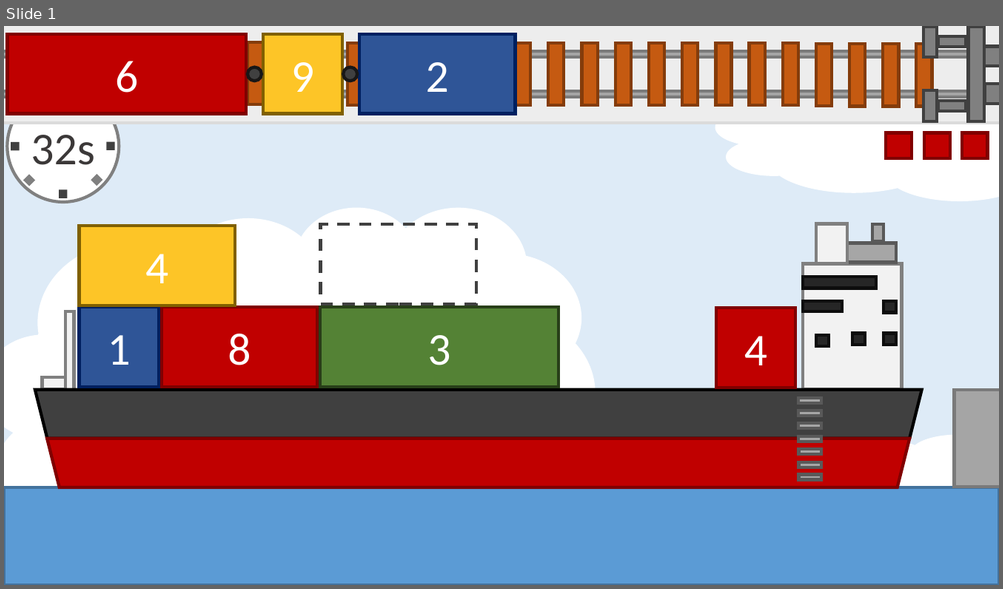
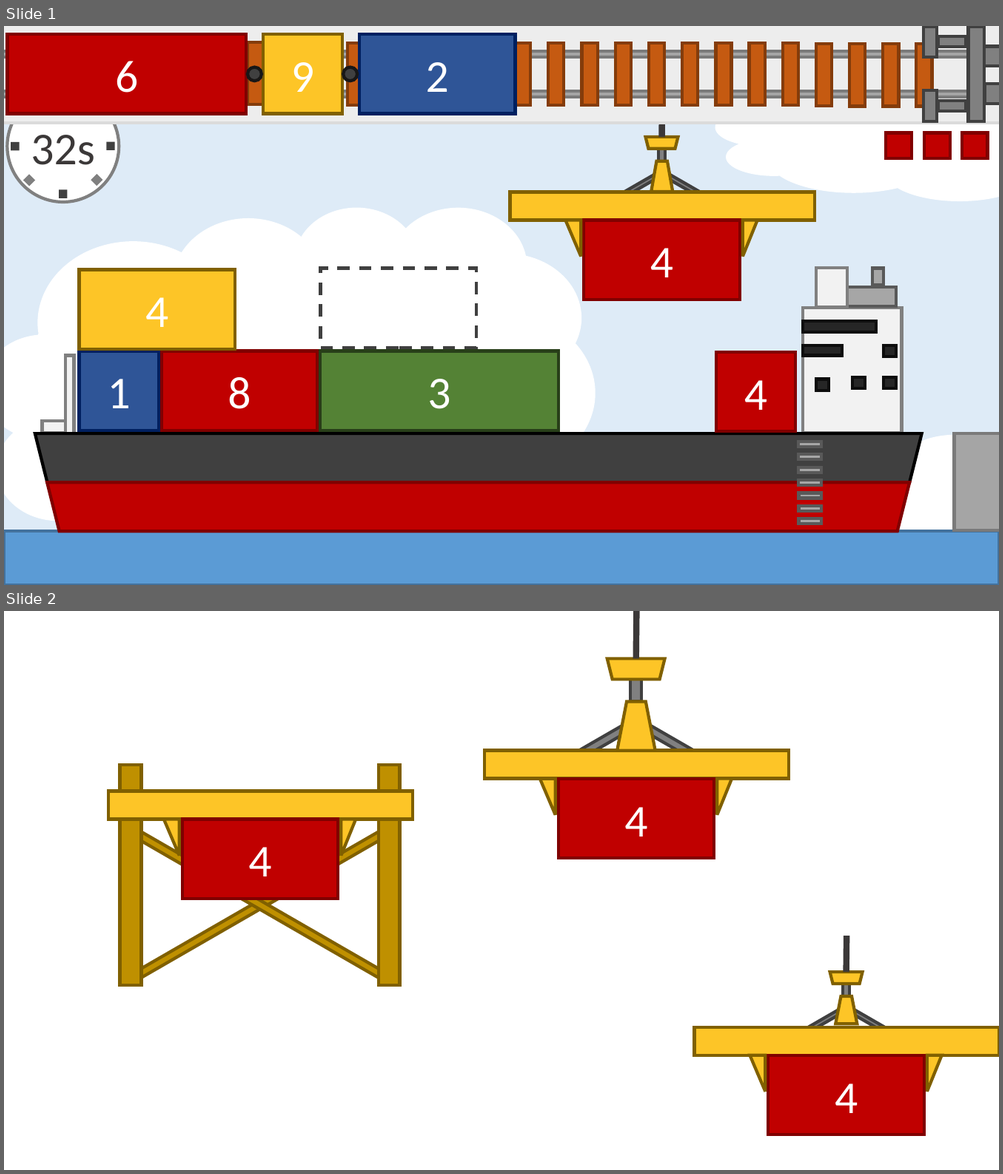
Before and after one commit to docker-apps/Docker, a slide deck: Documents/Projektskizze/docker_mock_up.pptx. Shown one above the other, each under a label of ours: slide 1 before the commit, slides 1 and 2 after it. The pictures are 1003x589 and 1003x1174 pixels, drawn with LibreOffice and Linux fonts; fonts in the diff are those of the drawing. Boxes give left, top, right and bottom in pixels: in the first picture for what was removed or moved away, otherwise in the second. Text is boxed around its words. In the diff, an @@ line names an element or a change of style, - is before the commit and + after.

```diff
--- a/Documents/Projektskizze/docker_mock_up.pptx
+++ b/Documents/Projektskizze/docker_mock_up.pptx
@@ slide 2 added at (4, 611, 999, 1170), background #FFFFFF @@
@@ line added from (636, 659) to (637, 611), #3B3838 6 pt @@
@@ trapezoid added at (607, 659, 664, 680), fill #FDC527, outline #806000 3 pt @@
@@ rectangle added at (630, 680, 641, 702), fill #808080, outline #404040 3 pt @@
@@ rectangle added at (560, 720, 636, 769), fill #808080, outline #404040 3 pt @@
@@ trapezoid added at (617, 702, 655, 752), fill #FDC527, outline #806000 3 pt @@
@@ rectangle added at (636, 719, 711, 768), fill #808080, outline #404040 3 pt @@
@@ group added at (119, 765, 400, 985): 4 rectangles @@
@@ rectangle added at (484, 751, 789, 779), fill #FDC527, outline #806000 3 pt @@
@@ triangle added at (540, 779, 555, 815), fill #FDC527, outline #806000 3 pt @@
@@ rectangle added at (558, 779, 714, 859), fill #C00000, outline #800000 3 pt, 44 pt, text #FFFFFF @@
+4
@@ triangle added at (717, 778, 732, 815), fill #FDC527, outline #806000 3 pt @@
@@ rectangle added at (108, 792, 413, 820), fill #FDC527, outline #806000 3 pt @@
@@ triangle added at (164, 819, 179, 856), fill #FDC527, outline #806000 3 pt @@
@@ rectangle added at (182, 819, 338, 899), fill #C00000, outline #800000 3 pt, 44 pt, text #FFFFFF @@
+4
@@ triangle added at (341, 820, 356, 856), fill #FDC527, outline #806000 3 pt @@
@@ group added at (803, 937, 889, 1035): 3 rectangles, 2 trapezoids, 1 line @@
@@ rectangle added at (694, 1028, 999, 1056), fill #FDC527, outline #806000 3 pt @@
@@ triangle added at (750, 1056, 765, 1092), fill #FDC527, outline #806000 3 pt @@
@@ rectangle added at (768, 1056, 924, 1136), fill #C00000, outline #800000 3 pt, 44 pt, text #FFFFFF @@
+4
@@ triangle added at (928, 1055, 942, 1092), fill #FDC527, outline #806000 3 pt @@
@@ slide 1 changed as well @@
@@ group added at (510, 101, 814, 300): 5 rectangles, 2 trapezoids, 2 triangles, 1 line @@
+4
@@ 26 rectangles, 2 trapezoids: place and size @@
-26 rectangles, 2 trapezoids at (35, 224, 999, 488)
+26 rectangles, 2 trapezoids at (35, 268, 999, 532)
@@ rectangle: place and size @@
-rectangle at (4, 488, 999, 585)
+rectangle at (4, 532, 999, 585)
```
Also in this commit, not shown: 1 other file.
